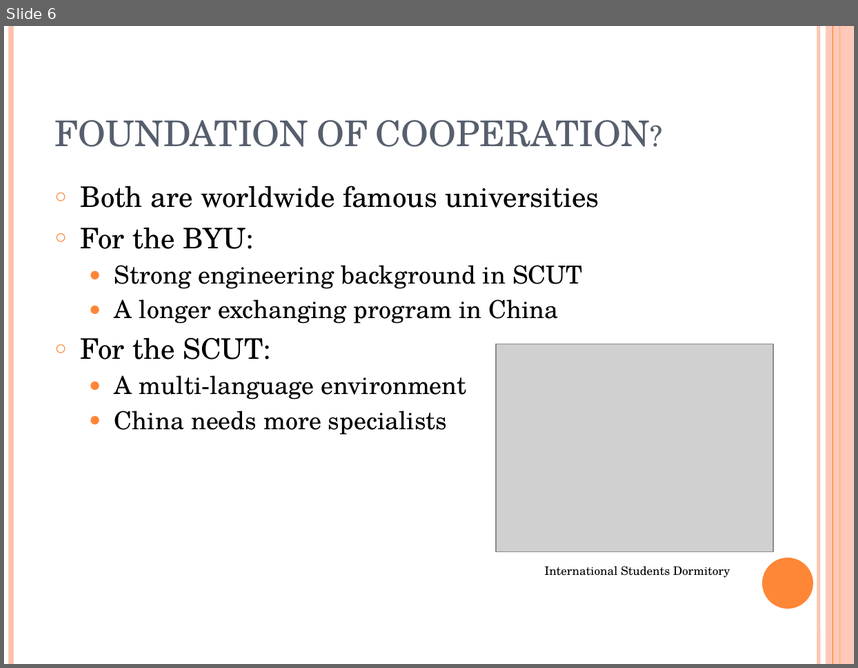
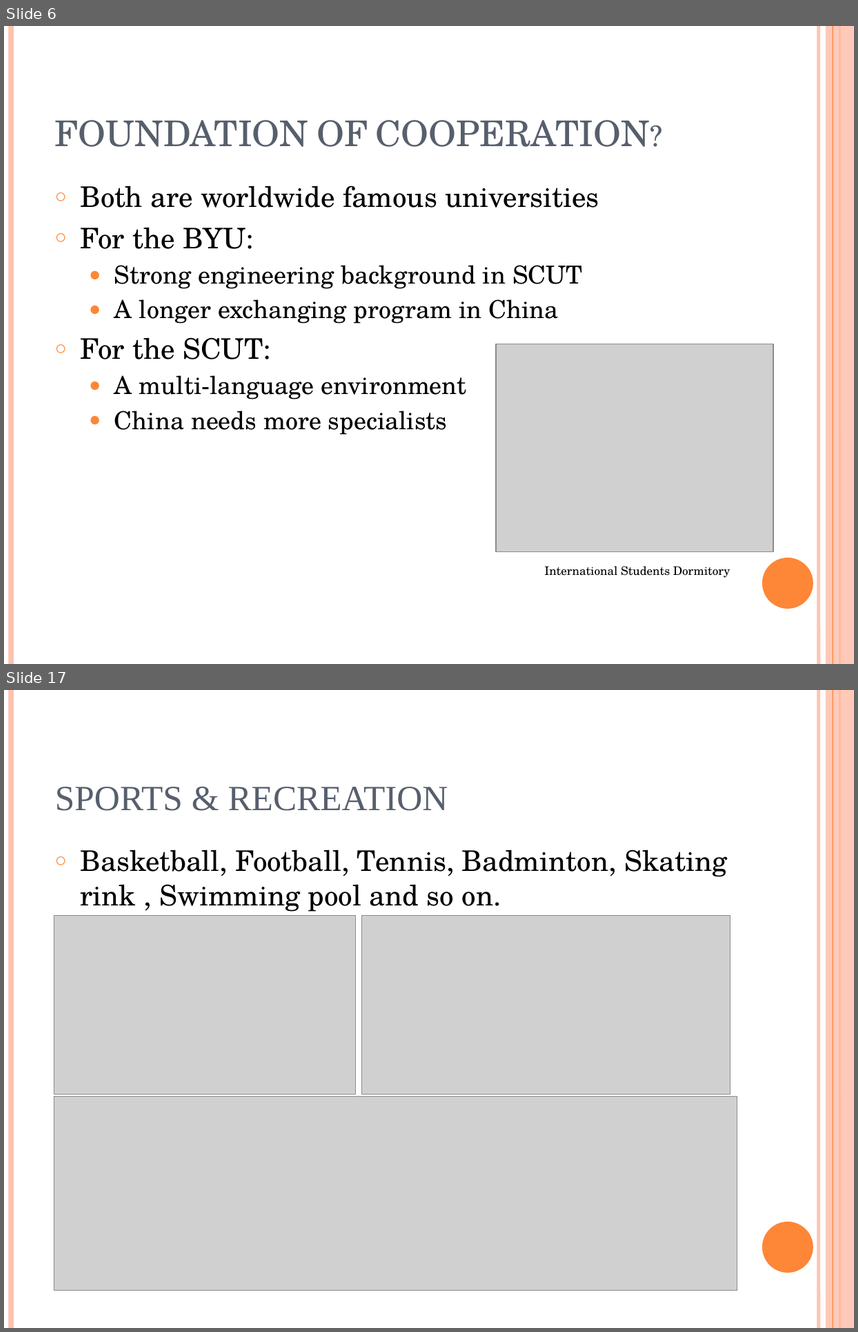
Before and after one commit to wattlebird/BYU_SCUT_EXCHANGE_PT, a slide deck: BYU-SCUT EXCHANGING PROGRAME.pptx. Shown one above the other, each under a label of ours: slide 6 before the commit, slides 6 and 17 after it; the slides between them are not shown. The pictures are 858x668 and 858x1332 pixels, drawn with LibreOffice and Linux fonts; fonts in the diff are those of the drawing; grey boxes stand for pictures. Boxes give left, top, right and bottom in pixels: in the first picture for what was removed or moved away, otherwise in the second. Text is boxed around its words. In the diff, an @@ line names an element or a change of style, - is before the commit and + after.

```diff
--- a/BYU-SCUT EXCHANGING PROGRAME.pptx
+++ b/BYU-SCUT EXCHANGING PROGRAME.pptx
@@ slide 17 added at box(4, 690, 854, 1328), background #FFFFFF; not listed: 6 template elements that a slide beside it also shows @@
@@ title added at box(55, 787, 448, 811), 30 pt, text #575F6D @@
+SPORTS & RECREATION
@@ text added at box(81, 849, 727, 911), 24 pt, text #000000 @@
+○ Basketball, Football, Tennis, Badminton, Skating rink , Swimming pool and so on.
@@ picture added at box(54, 915, 355, 1094) @@
@@ picture added at box(362, 915, 730, 1094) @@
@@ picture added at box(54, 1096, 737, 1290) @@
```
Also in this commit, not shown: 4 slides changed, 16 other slides added, 1 slide removed, 8 other files.
